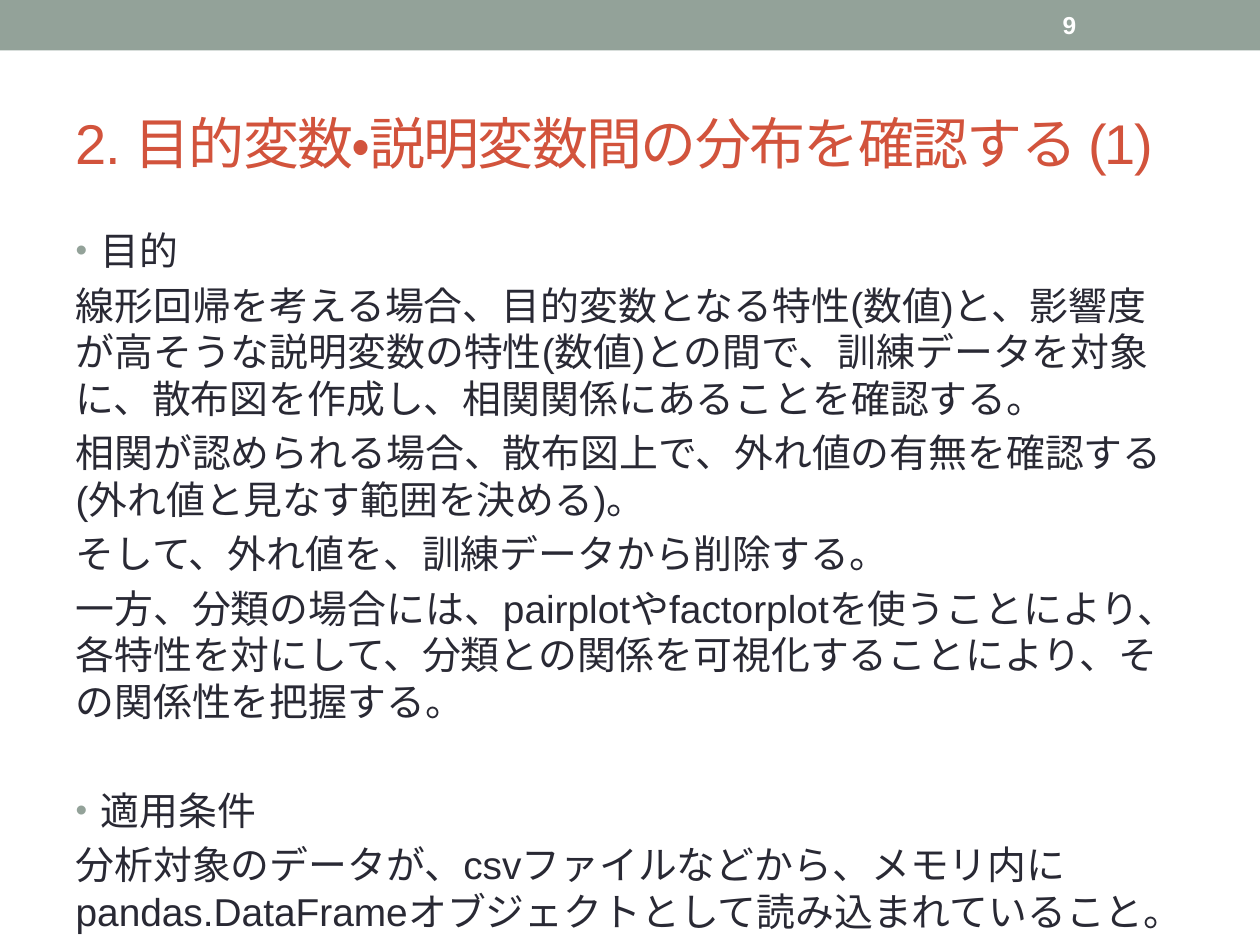
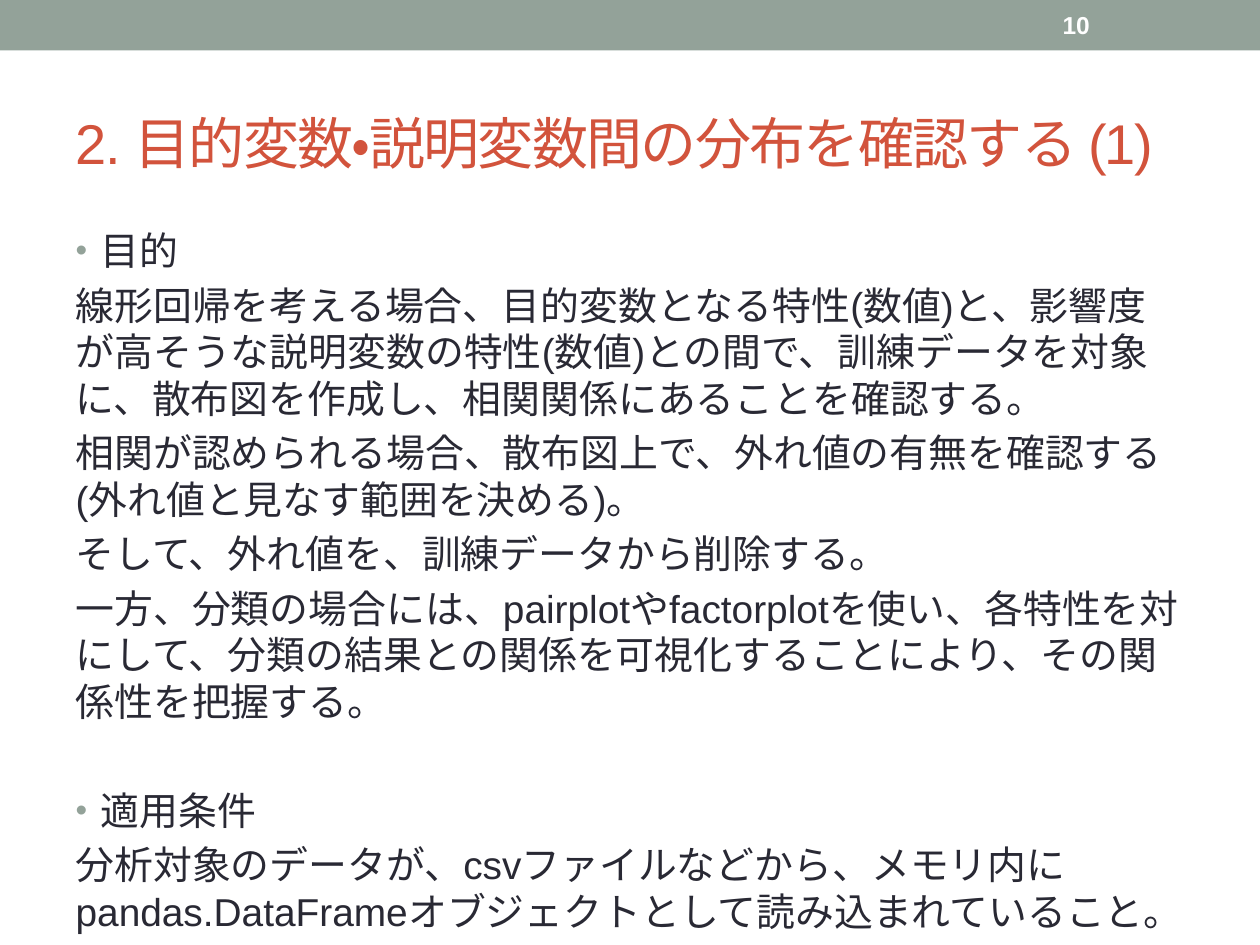
Before and after one commit to topse2018-kaggle/team, a slide deck: slide 10 of k-yoshida/Data Preprocessing.pptx (slide 9 before the commit). Drawn at 1260x945 pixels with LibreOffice and Linux fonts; fonts in the diff are those of the drawing. Boxes give left, top, right and bottom in pixels: in the first picture for what was removed or moved away, otherwise in the second. Text is boxed around its words. In the diff, an @@ line names an element or a change of style, - is before the commit and + after.

```diff
--- a/k-yoshida/Data Preprocessing.pptx
+++ b/k-yoshida/Data Preprocessing.pptx
@@ page number at [1063,17,1090,34]: text changed @@
-9
+10
@@ text at [76,590,1179,719]: text changed @@
-一方、分類の場合には、pairplotやfactorplotを使うことにより、各特性を対にして、分類との関係を可視化することにより、その関係性を把握する。
+一方、分類の場合には、pairplotやfactorplotを使い、各特性を対にして、分類の結果との関係を可視化することにより、その関係性を把握する。
```
Also in this commit, not shown: 27 other slides changed, 5 slides added, 1 slide removed.
